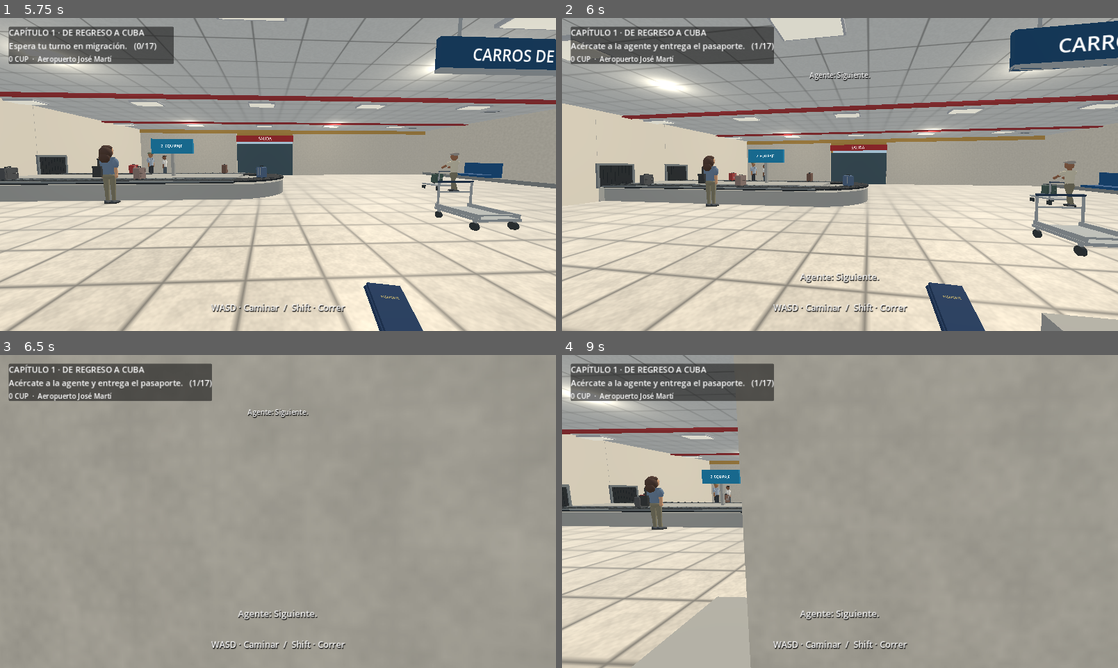
Above: before the commit, frames 1-4 (two rows, left to right).
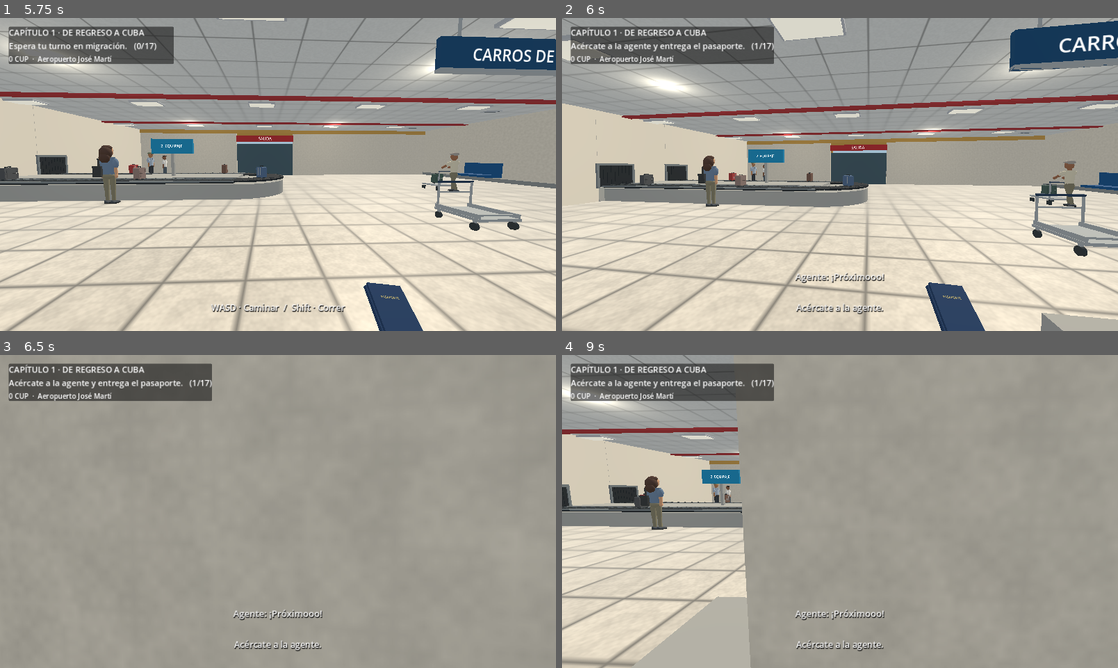
Above: after the commit, the same moments.

Repository: valdy247/mycity
Game: Godot game, scene res://airport.tscn
The game is run twice, just before and just after one commit, with the same random seed, the same clock (stepped at 60 frames per second) and the same inputs.
Inputs (mouse positions are in pixels of both pictures, inside the frame that each line leads up to):
- Up to frame 1 (5.75 s): tap Enter at 0.5 s; move the mouse to (305, 174) at 0.52 s; hold W from 0.53 s (still down); tap E at 0.6 s; click (305, 174) at 0.67 s; tap Space at 0.77, 1.52, 3.02, 3.77, 4.52 s; move the mouse to (250, 174) at 1.27 s; tap Shift at 1.35 s; move the mouse to (289, 168) at 2.02 s; tap B at 2.1 s; move the mouse to (272, 180) at 2.77 s; tap Q at 2.85 s; click (272, 180) at 2.92 s; move the mouse to (316, 177) at 3.52 s; tap X at 3.6 s; move the mouse to (233, 171) at 4.27 s; tap 1 at 4.35 s; move the mouse to (283, 174) at 5.02 s; tap 2 at 5.1 s; click (283, 174) at 5.17 s
- Up to frame 2 (6 s): move the mouse to (817, 168) at 5.77 s; release W at 5.78 s; hold D from 5.78 s (still down); tap 3 at 5.85 s
- Up to frame 3 (6.5 s): keep holding D; tap Space at 6.02 s
- Up to frame 4 (9 s): move the mouse to (867, 511) at 6.52 s; release D at 6.53 s; hold W 6.53-8.78 s; tap 4 at 6.6 s; tap Space at 6.77, 7.25, 7.52, 8.75 s; move the mouse to (812, 511) at 7.27 s; tap 5 at 7.35 s; click (812, 511) at 7.42 s; tap Enter at 8 s; move the mouse to (851, 505) at 8.02 s; tap 6 at 8.1 s; move the mouse to (834, 517) at 8.77 s; hold A from 8.78 s (still down); tap M at 8.85 s

Frame 1 is identical in both runs. In frame 2, 0.8% of the frame differs, in the area x 38-63%, y 17-95%; in frame 3, 0.8%; in frame 4, 0.6%.

Commit message:
Synchronize approved migration conversation with player proximity and passport actions; support local voice clips

Diff:
--- a/game/airport.gd
+++ b/game/airport.gd
@@ -58,6 +58,13 @@
 var belt_time := 0.0
 var stage_time := 0.0
 var spoken_welcome := false
+var migration_greeted := false
+var migration_part := 0
+var migration_remaining := 0.0
+var migration_thanked := false
+var migration_voice: AudioStreamPlayer
+var protagonist_voice_id := ""
+const MIGRATION_LINES := {"next":["Agente","¡Próximooo!",1.52],"greeting":["Agente","Buenas tardes, su pasaporte, por favor.",2.64],"handover":["Tú","Buenas tardes. Aquí tiene.",2.24],"question":["Agente","¿Hace mucho tiempo que no viene a Cuba?",2.24],"answer":["Tú","Sí, hace varios años.",3.52],"welcome":["Agente","Todo está en orden. Puede pasar a recoger su equipaje. Bienvenido a la patria.",4.64],"thanks":["Tú","Muchas gracias.",1.44]}
 var voice_id := ""
 var bag_arrows: Array[Label3D] = []
 var other_bags: Array[Node3D] = []
@@ -98,7 +105,13 @@
 	var voices := DisplayServer.tts_get_voices_for_language("es")
 	if not voices.is_empty(): voice_id = voices[0]
 	_make_airport_audio()
+	migration_voice = AudioStreamPlayer.new()
+	add_child(migration_voice)
+	var male_voices := DisplayServer.tts_get_voices_for_language("es")
+	if male_voices.size()>1: protagonist_voice_id = male_voices[1]
 	_sync()
+	if progress.stage==2: _migration_line("handover")
+	elif progress.stage==3: _migration_line("thanks")
 	if progress.stage==Progress.COMPLETE: _seat_player()
 	else: Input.mouse_mode = Input.MOUSE_MODE_VISIBLE if mobile else Input.MOUSE_MODE_CAPTURED
 
@@ -1253,11 +1266,64 @@
 	if not voice_id.is_empty():
 		DisplayServer.tts_speak(words,voice_id,35,1.0,.95,0,false)
 
-func _say(words: String) -> void:
-	_notice("Agente: "+words)
-	if dialogue!=null:
-		dialogue.text = "Agente: "+words
-	if not voice_id.is_empty(): DisplayServer.tts_speak(words,voice_id,90,1.0,.92,0,true)
+func _migration_line(key: String) -> void:
+	var line: Array = MIGRATION_LINES[key]
+	dialogue.text = String(line[0])+": "+String(line[1])
+	var path := "res://audio/migration/"+key+".mp3"
+	migration_remaining = float(line[2])+.20
+	if ResourceLoader.exists(path):
+		var stream := load(path) as AudioStream
+		if stream!=null:
+			migration_voice.stream = stream
+			migration_voice.volume_db = 0.0 if key=="next" else -3.0
+			migration_voice.play()
+			migration_remaining = stream.get_length()+.20
+			return
+	# A missing clip must not block progression. Local speech is only a fallback.
+	var fallback := protagonist_voice_id if String(line[0])=="Tú" else voice_id
+	if fallback.is_empty(): fallback = voice_id
+	if not fallback.is_empty():
+		DisplayServer.tts_speak(String(line[1]),fallback,100 if key=="next" else 90,1.0,.96,0,true)
+
+func _tick_migration_dialogue(delta: float) -> void:
+	migration_remaining = maxf(0.0,migration_remaining-delta)
+	if migration_remaining>0.0: return
+	if progress.stage==1 and not migration_greeted and _near(DESK,1.75):
+		migration_greeted = true
+		_migration_line("greeting")
+	elif progress.stage==2 and not spoken_welcome:
+		match migration_part:
+			0:
+				migration_part = 1
+				migration_remaining = 1.5
+				dialogue.text = ""
+			1:
+				migration_part = 2
+				_migration_line("question")
+			2:
+				migration_part = 3
+				_migration_line("answer")
+			3:
+				migration_part = 4
+				migration_remaining = .8
+				dialogue.text = ""
+			4:
+				migration_part = 5
+				_migration_line("welcome")
+			5:
+				spoken_welcome = true
+				dialogue.text = ""
+	elif progress.stage==3 and not migration_thanked:
+		migration_thanked = true
+		dialogue.text = ""
+		_sync()
+		gate_visual.show()
+		var opening := create_tween()
+		opening.tween_property(gate_visual,"position:y",1.6,.55)
+		opening.tween_callback(gate_visual.hide)
+		_notice("Pasaporte recuperado. Continúa por el paso verde.")
+	elif progress.stage==1 and migration_greeted:
+		dialogue.text = ""
 
 func _trunk_point() -> Vector3:
 	return taxi.to_global(Vector3(0,0,-2.9))
@@ -1319,7 +1385,7 @@
 func _sync() -> void:
 	var step := progress.stage
 	if previous!=null: previous.visible = step==0
-	var cleared := step>=3
+	var cleared := step>=4 or (step==3 and migration_thanked)
 	gate_body.get_child(0).set_deferred("disabled",cleared)
 	gate_visual.visible = not cleared
 	gate_light.material_override = _mat(Color("#38b86a") if cleared else Color("#b92b2e"))
@@ -1504,21 +1570,20 @@
 	if step==16 and not driver_ready:
 		_notice("Espera a que el chofer llegue a su puerta.")
 		return
+	if step==1 and (not migration_greeted or migration_remaining>0.0):
+		_notice("Espera a que la agente termine de hablar.")
+		return
 	if step==2 and not spoken_welcome:
 		_notice("La agente está revisando tu pasaporte.")
 		return
 	if _advance(Progress.expected_action(step)):
 		if step==1:
-			dialogue.text = ""
 			spoken_welcome = false
-			_notice("La agente revisa tu pasaporte.")
+			migration_part = 0
+			_migration_line("handover")
 		if step==2:
-			dialogue.text = ""
-			gate_visual.show()
-			var opening := create_tween()
-			opening.tween_property(gate_visual,"position:y",1.6,.55)
-			opening.tween_callback(gate_visual.hide)
-			_notice("Pasaporte recuperado. Continúa por el paso verde.")
+			migration_thanked = false
+			_migration_line("thanks")
 		if step==8:
 			exit_visual.show()
 			var sliding := create_tween()
@@ -1652,6 +1717,7 @@
 	menu_open = not menu_open
 	menu.visible = menu_open
 	for sound in airport_audio.values(): sound.stream_paused = menu_open
+	if migration_voice!=null: migration_voice.stream_paused = menu_open
 	if menu_open and not voice_id.is_empty(): DisplayServer.tts_stop()
 	touch_keys.clear()
 	Input.mouse_mode = Input.MOUSE_MODE_VISIBLE if menu_open or mobile else Input.MOUSE_MODE_CAPTURED
@@ -1727,6 +1793,7 @@
 		player.velocity.z = 0.0
 	var actual_distance := Vector2(player.global_position.x-before_move.x,player.global_position.z-before_move.z).length()
 	_tick_airport_audio(delta,actual_distance>.002 and player.is_on_floor())
+	_tick_migration_dialogue(delta)
 	# Keep the seated pose. Raise the document above the counter to inspect it,
 	# then hold it forward until the player collects it. The prop follows the palm.
 	var reach := -1.05
@@ -1737,13 +1804,9 @@
 		0:
 			if stage_time>1.5 and previous.visible:
 				if previous.walk_to(Vector3(5.2,.03,-24),delta,1.8) or stage_time>7.0:
-					if _advance("next"): _say("Siguiente.")
-		2:
-			if stage_time>=1.8 and not spoken_welcome:
-				spoken_welcome = true
-				_say("Bienvenido a la patria.")
+					if _advance("next"): _migration_line("next")
 		3:
-			if player.global_position.z>-19.25 and absf(player.global_position.x)<2.3: _advance("pass_gate")
+			if migration_thanked and player.global_position.z>-19.25 and absf(player.global_position.x)<2.3: _advance("pass_gate")
 		9:
 			if progress.cart_attached and player.global_position.z>.25 and absf(player.global_position.x)<4.0: _advance("exit")
 		10:
@@ -1809,5 +1872,10 @@
 	if progress.stage==16 and not driver_ready:
 		prompt.text = "Espera al chofer."
 		return
-	if progress.stage==2 and not spoken_welcome: action = ""
+	if progress.stage==1 and (not migration_greeted or migration_remaining>0.0):
+		prompt.text = "Acércate a la agente." if not near else "Escucha a la agente."
+		return
+	if progress.stage==2 and not spoken_welcome:
+		prompt.text = "Espera a que termine la revisión."
+		return
 	prompt.text = ("[E] "+action) if near and not action.is_empty() else "WASD · Caminar  /  Shift · Correr"
